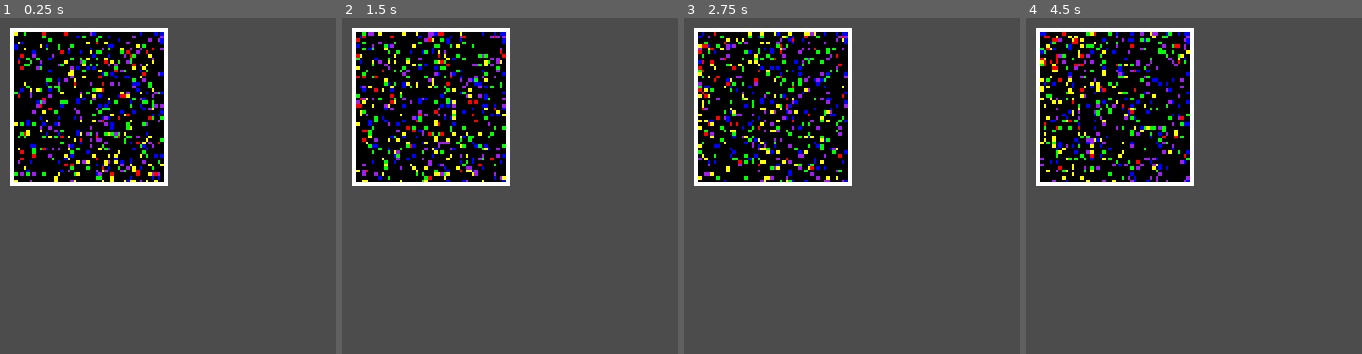
Above: before the commit, frames 1-4 (left to right).
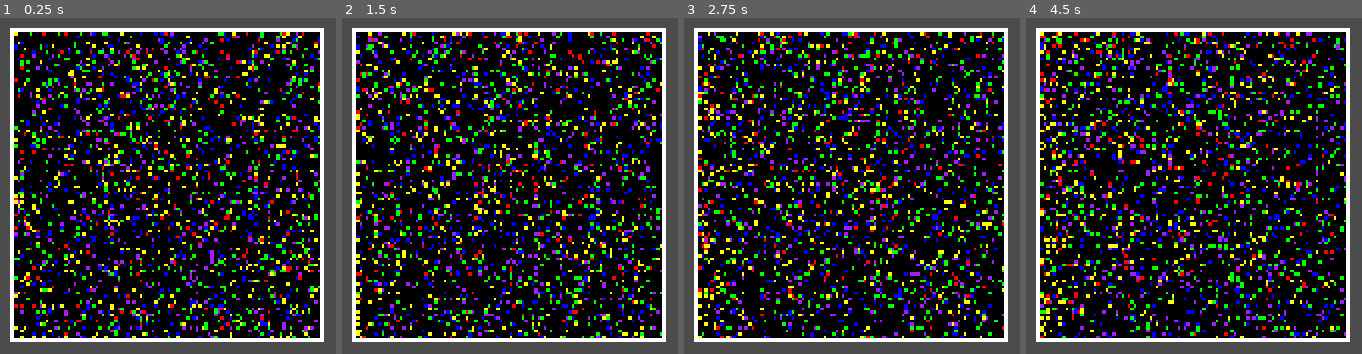
Above: after the commit, the same moments.

Repository: Crimeraaa-S1GMA/ParticlesGodotImplementation
Game: Godot game, scene res://Scenes/Core.tscn
The game is run twice, just before and just after one commit, with the same random seed, the same clock (stepped at 60 frames per second) and the same inputs.
Inputs (mouse positions are in pixels of both pictures, inside the frame that each line leads up to):
- Up to frame 1 (0.25 s): no input
- Up to frame 2 (1.5 s): move the mouse to (outside the picture) at 0.52 s; press the mouse at (outside the picture) at 0.53 s; move the mouse to (outside the picture) at 1.27 s; release the mouse at (outside the picture) at 1.28 s; tap Space (space) at 1.35 s
- Up to frame 3 (2.75 s): move the mouse to (outside the picture) at 2.02 s; press the mouse at (outside the picture) at 2.03 s
- Up to frame 4 (4.5 s): move the mouse to (outside the picture) at 2.77 s; release the mouse at (outside the picture) at 2.78 s; tap Space (space) at 2.85, 4.35 s; move the mouse to (outside the picture) at 3.52 s; press the mouse at (outside the picture) at 3.53 s; move the mouse to (1345, 347) at 4.27 s; release the mouse at (1345, 347) at 4.28 s

The runs differ from the first frame. In frame 1, 70% of the frame differs, in the area x 2-97%, y 2-97%; in frame 2, 73%; in frame 3, 73%; in frame 4, 74%.

Commit message:
Update Core.gd

Diff:
--- a/Scenes/Core.gd
+++ b/Scenes/Core.gd
@@ -6,7 +6,7 @@
 
 var sim_frame : int = 0
 
-var sim_size : Vector2 = Vector2(50, 50)
+var sim_size : Vector2 = Vector2(100, 100)
 
 func _ready():
 	randomize()
